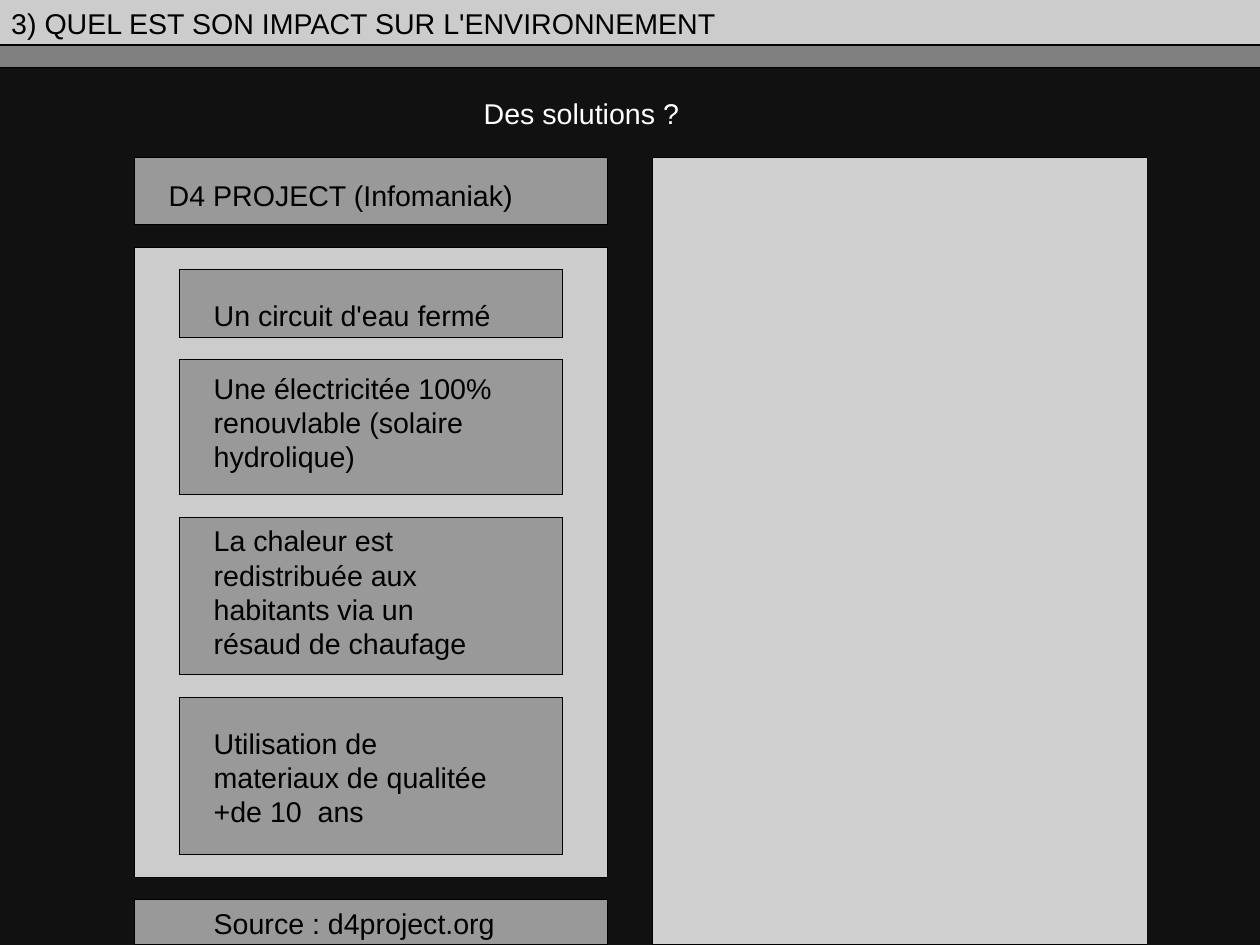
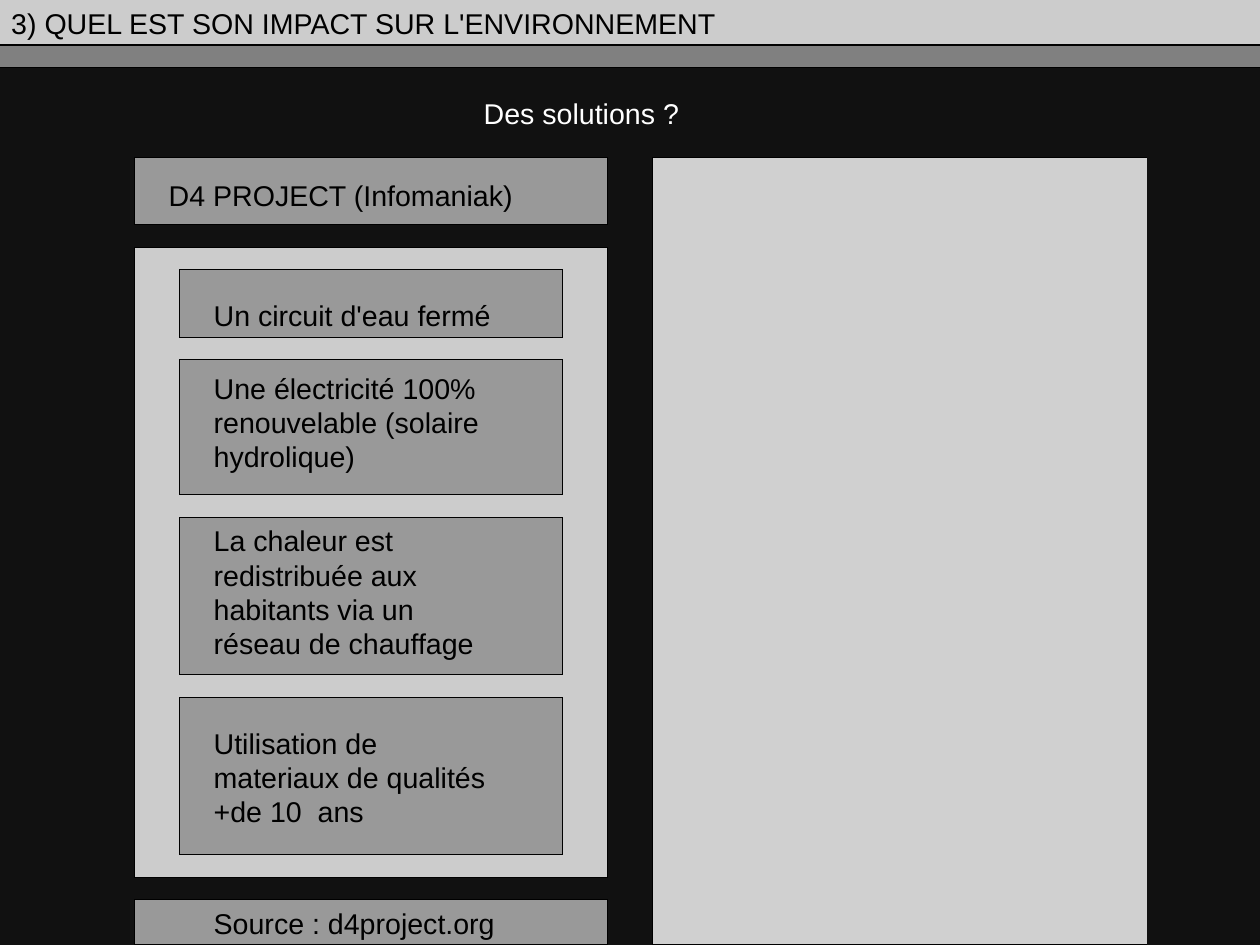
Before and after one commit to KodK-fr/TEMPORAIRE, a slide deck: slide 9 of ORAL.odp. Drawn at 1260x945 pixels with LibreOffice and Linux fonts; fonts in the diff are those of the drawing; grey boxes stand for pictures. Boxes give left, top, right and bottom in pixels: in the first picture for what was removed or moved away, otherwise in the second. Text is boxed around its words. In the diff, an @@ line names an element or a change of style, - is before the commit and + after.

```diff
--- a/ORAL.odp
+++ b/ORAL.odp
@@ text at (x1=214, y1=378, x2=479, y2=473): text changed @@
-Une électricitée 100% renouvlable (solaire hydrolique)
+Une électricité 100% renouvelable (solaire hydrolique)
@@ text at (x1=214, y1=530, x2=474, y2=660): text changed @@
-La chaleur est redistribuée aux habitants via un résaud de chaufage
+La chaleur est redistribuée aux habitants via un réseau de chauffage
@@ text at (x1=214, y1=733, x2=485, y2=823): text changed @@
-Utilisation de materiaux de qualitée +de 10 ans
+Utilisation de materiaux de qualités +de 10 ans
```
Also in this commit, not shown: 4 other slides changed.
